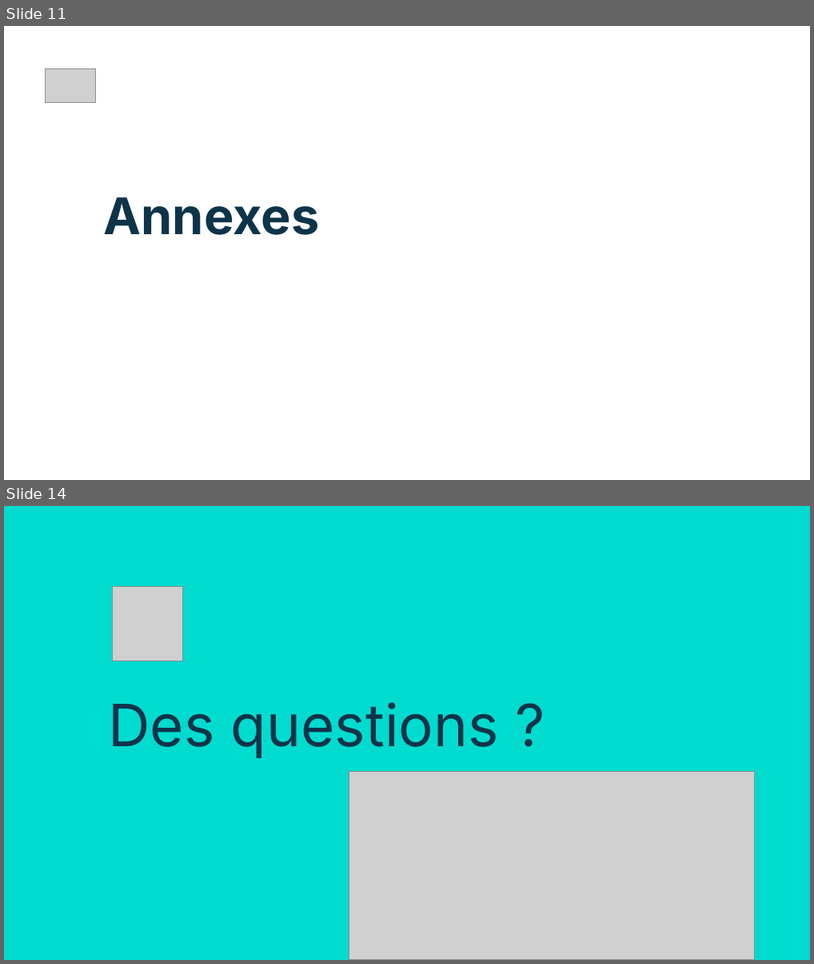
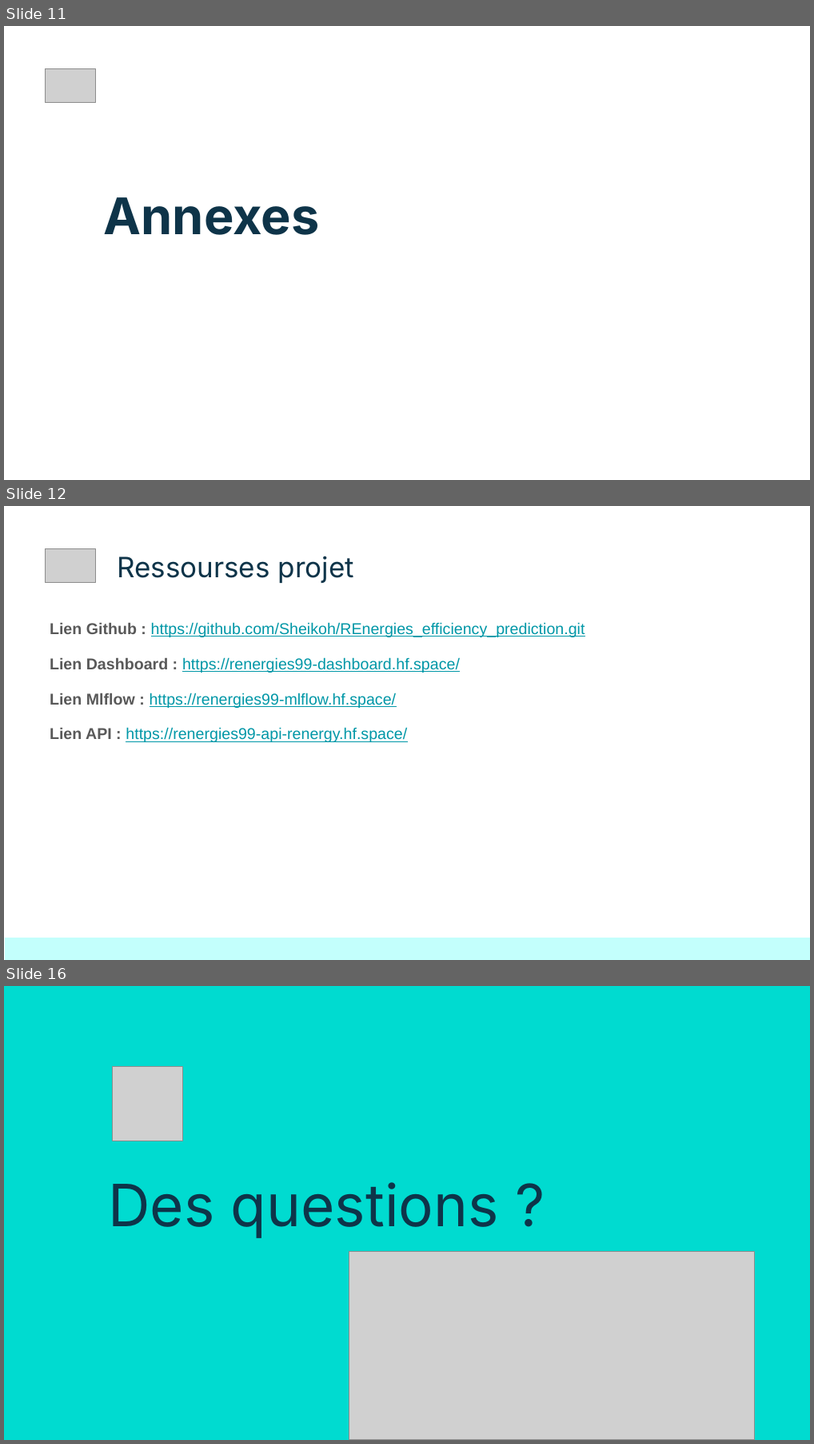
Before and after one commit to Sheikoh/REnergies_efficiency_prediction, a slide deck: presentation/dsfs_ft_36_Projet_REnergies_efficiency_prediction.pptx. Shown one above the other, each under a label of ours: slides 11 and 14 before the commit, slides 11, 12 and 16 after it; the slides between them are not shown. The pictures are 814x964 and 814x1444 pixels, drawn with LibreOffice and Linux fonts; fonts in the diff are those of the drawing; grey boxes stand for pictures. Boxes give left, top, right and bottom in pixels: in the first picture for what was removed or moved away, otherwise in the second. Text is boxed around its words. In the diff, an @@ line names an element or a change of style, - is before the commit and + after.

```diff
--- a/presentation/dsfs_ft_36_Projet_REnergies_efficiency_prediction.pptx
+++ b/presentation/dsfs_ft_36_Projet_REnergies_efficiency_prediction.pptx
@@ slide 12 added at <box>4,506,810,960</box>, background #FFFFFF @@
@@ picture added at <box>45,548,96,583</box> @@
@@ title added at <box>118,556,354,583</box>, 25 pt, text #0E3449 @@
+Ressourses projet
@@ text added at <box>50,622,586,742</box>, 14 pt, text #0097A7, underline @@
+Lien Github : https://github.com/Sheikoh/REnergies_efficiency_prediction.git
+Lien Dashboard : https://renergies99-dashboard.hf.space/
+Lien Mlflow : https://renergies99-mlflow.hf.space/
+Lien API : https://renergies99-api-renergy.hf.space/
@@ rectangle added at <box>5,937,810,959</box>, fill #C3FFFC @@
@@ what was slide 14 is now slide 16 @@
```
Also in this commit, not shown: 4 slides changed, 3 other slides added, 2 slides removed, 2 other files.
